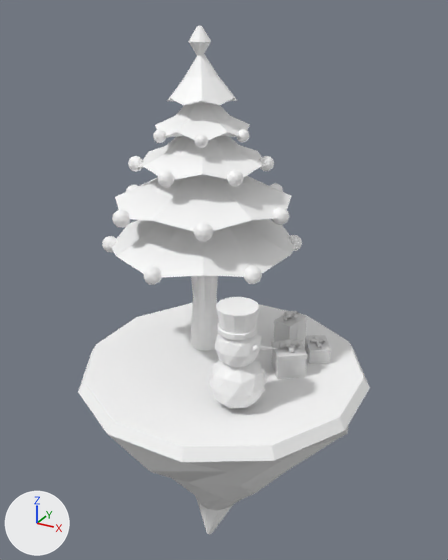
Renders of the glTF model mermaid_greeting3/scene.gltf from each side of a commit.
Before and after are seen from a 50 mm camera at (4.17, -7.58, 6.46) aimed at (-0.09, 0.17, 2.58). The lights are fixed; the arrows at lower left show +X, +Y and +Z. Where no turn or scale is listed for an object, it has been applied to the vertices. Vertices at the same position are counted once.

Names of what the first picture shows: 'Gift1', 'Gift2', 'Gift2.001', 'Island', 'Snowman', 'Tree'.
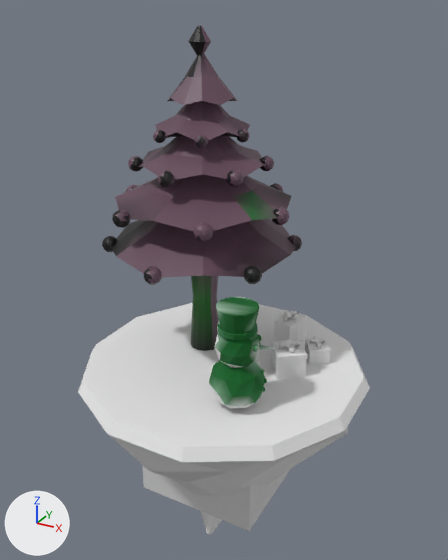
Changed parts and their boxes (x1, y1, x2, y2) in the pictures (448 x 560 px):
'Island', recoloured: (78, 303, 370, 534) in both
'Cube', added: after (142, 465, 290, 531)
part 2 of me_cylinder_001, recoloured (white to green): (209, 297, 277, 407) in both
part 3 of me_cylinder_001, recoloured (white to grey): (209, 323, 263, 409) in both
part 4 of me_cylinder_002, recoloured: (102, 26, 302, 351) in both
part 5 of me_cylinder_002, recoloured (white to purple): (115, 26, 301, 340) in both

Edits to the bpy script that builds the scene:
```text
Add mat_texture_002:
    mat_texture_002 = bpy.data.materials.new('Texture.002')
    # nodes: BsdfPrincipled, Mix, OutputMaterial, VertexColor
    # colours: white #e7e7e7
Add mat_texture_001:
    mat_texture_001 = principled_material('Texture.001')
    mat_texture_001.base_color = (0.8, 0.8, 0.8)  # white #e7e7e7
    mat_texture_001.roughness = 1.0
Add mat_material:
    mat_material = principled_material('Material')
    mat_material.base_color = (0.64, 0.64, 0.64)  # light grey #d1d1d1
    mat_material.roughness = 1.0
Change me_cylinder:
    where me_cylinder.from_pydata(...)  # 96 vertices, 188 faces; spans x -2.24..2.24, y -2.24..2.24, z -1.95..1.26
    used by ob_island; location = (0.0, 0.0, 0.0)
    remove me_cylinder.materials.append(mat_defaultmaterial)
    me_cylinder part 1: vertex colours changed
    add me_cylinder.materials.append(mat_texture_001)  # white #e7e7e7
Change me_cylinder_001:
    where me_cylinder_001.from_pydata(...)  # 696 vertices, 1332 faces; spans x -0.48..0.44, y -0.41..0.78, z -0.76..0.82
    used by ob_snowman; location = (0.8, -0.9, 1.98)
    me_cylinder_001 part 2: 331 kept faces spanning x -0.4..0.44, y -0.41..0.76, z -0.56..0.82 get new vertex colours
    me_cylinder_001 part 3: 1332 faces spanning x -0.48..0.44, y -0.41..0.78, z -0.76..0.82 switch from mat_defaultmaterial_001 to mat_texture_002
Change me_cylinder_002:
    where me_cylinder_002.from_pydata(...)  # 1260 vertices, 2416 faces; spans x -1.47..1.47, y -1.57..1.55, z -0.24..4.75
    used by ob_tree; location = (-0.54, 0.34, 1.48)
    me_cylinder_002 part 4: 1466 faces centred in x -1.41..1.35, y -1.55..1.53, z -0.24..4.68 are repainted in the vertex colours; the middle colour goes from white #ffffff to black #000000
    me_cylinder_002 part 5: 950 faces centred in x -1.43..1.41, y -1.55..1.53, z 0.36..4.75 are repainted in the vertex colours; the middle colour goes from white #ffffff to dark purple #654959
Add me_cube:
    me_cube.from_pydata(...)  # a box spanning x -1.0..1.0, y -1.0..1.0, z -1.0..1.0
    me_cube.materials.append(mat_material)  # light grey #d1d1d1
Add ob_cube:
    ob_cube = bpy.data.objects.new('Cube', me_cube)
    ob_cube.location = (0.0, 0.0, 0.0)
```
